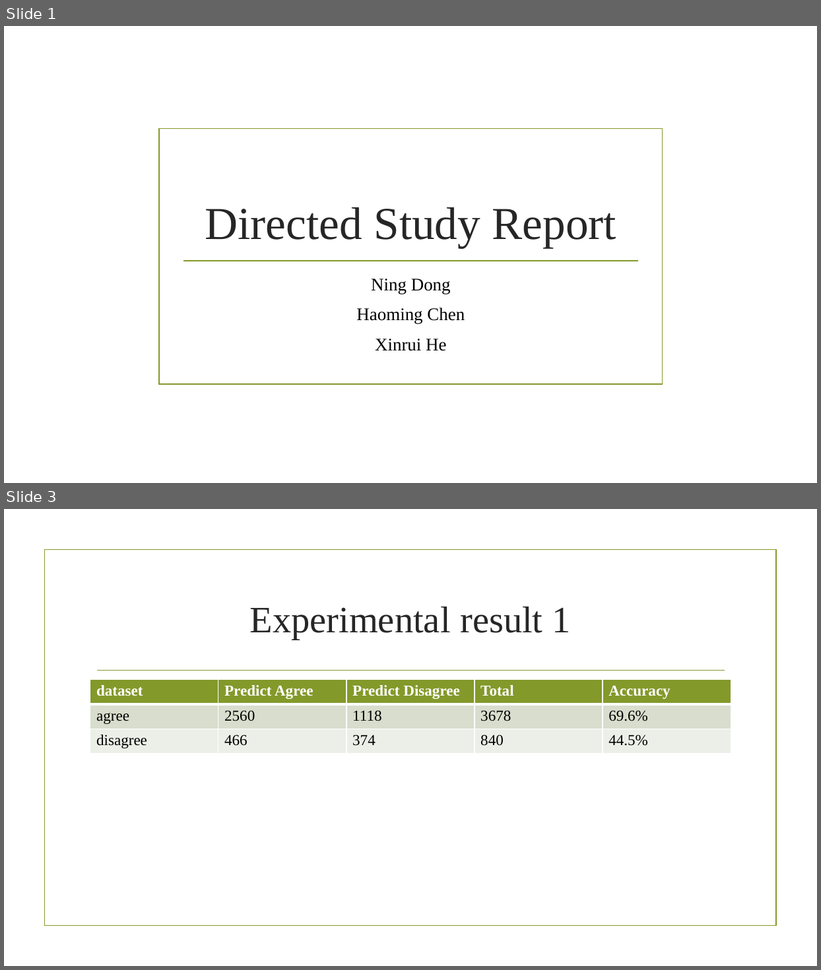
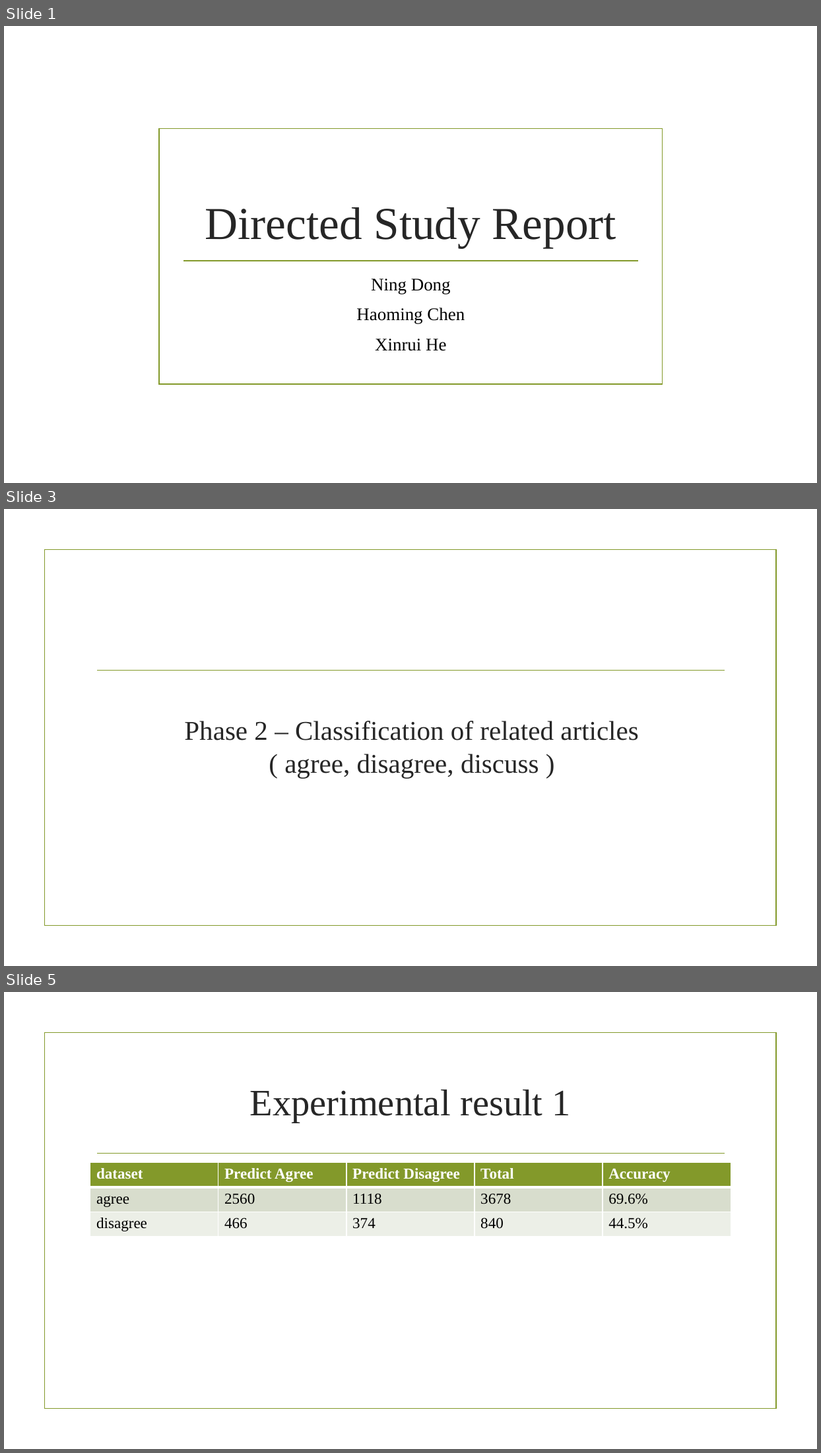
Before and after one commit to haomingchan0811/Fake-News-Challenge, a slide deck: Weekly Report (Feb. 28).pptx. Shown one above the other, each under a label of ours: slides 1 and 3 before the commit, slides 1, 3 and 5 after it; the slides between them are not shown. The pictures are 821x970 and 821x1453 pixels, drawn with LibreOffice and Linux fonts; fonts in the diff are those of the drawing; background and template pictures are left out. Boxes give left, top, right and bottom in pixels: in the first picture for what was removed or moved away, otherwise in the second. Text is boxed around its words. In the diff, an @@ line names an element or a change of style, - is before the commit and + after.

```diff
--- a/Weekly Report (Feb. 28).pptx
+++ b/Weekly Report (Feb. 28).pptx
@@ slide 3 added at box(4, 509, 817, 966), background picture (left out); not listed: 2 template elements that a slide beside it also shows @@
@@ title added at box(184, 721, 638, 778), 32 pt, text #262626 @@
+Phase 2 – Classification of related articles
+( agree, disagree, discuss )
@@ what was slide 3 is now slide 5 @@
```
Also in this commit, not shown: 1 slide changed, 1 other slide added.
